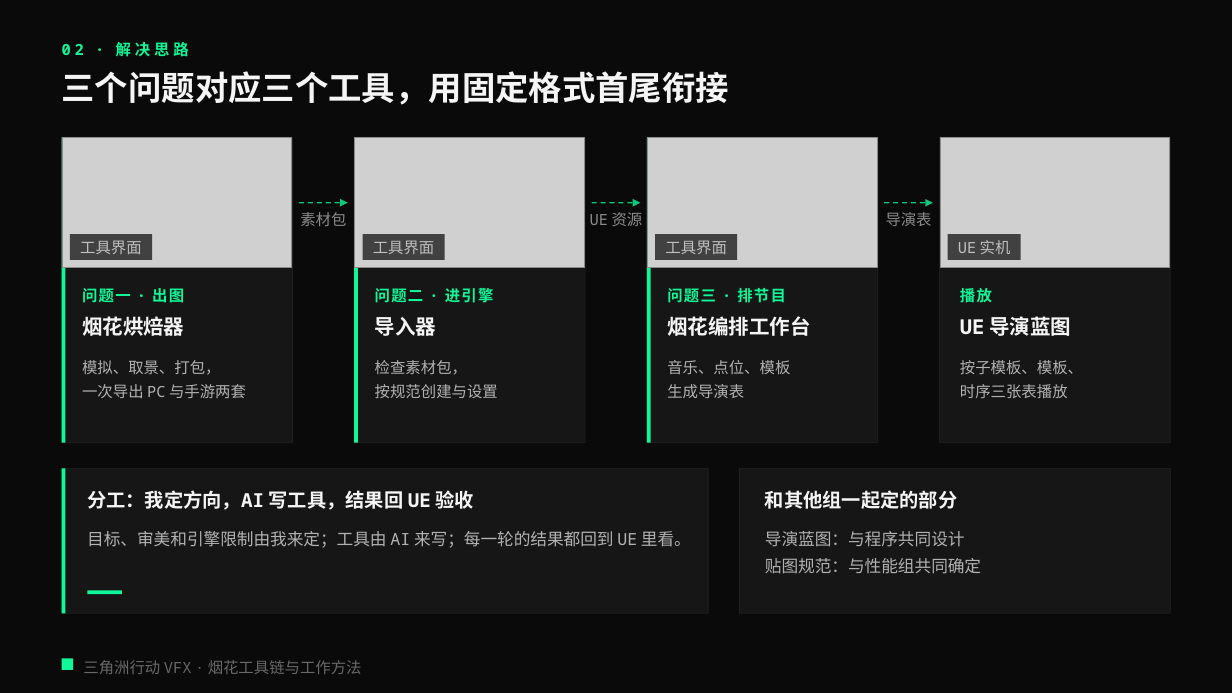
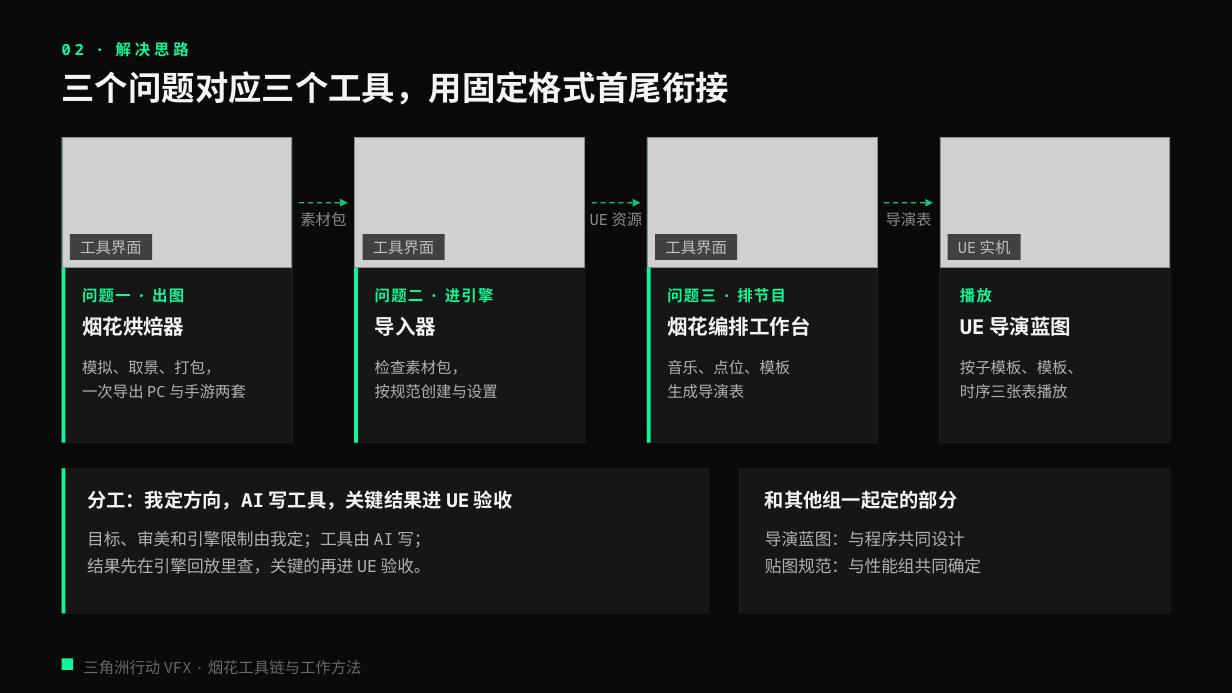
Before and after one commit to loccmaiii-lang/FireWorksLab, a slide deck: slide 6 of 协作/提示词/分享PPT交接_2026-10-29/第三版交付/烟花秀AI全流程_第三版.pptx. Drawn at 1232x693 pixels with LibreOffice and Linux fonts; fonts in the diff are those of the drawing; grey boxes stand for pictures. Boxes give left, top, right and bottom in pixels: in the first picture for what was removed or moved away, otherwise in the second. Text is boxed around its words. In the diff, an @@ line names an element or a change of style, - is before the commit and + after.

```diff
--- a/协作/提示词/分享PPT交接_2026-10-29/第三版交付/烟花秀AI全流程_第三版.pptx
+++ b/协作/提示词/分享PPT交接_2026-10-29/第三版交付/烟花秀AI全流程_第三版.pptx
@@ text at box(87, 490, 512, 510): text changed @@
-分工：我定方向，AI 写工具，结果回 UE 验收
+分工：我定方向，AI 写工具，关键结果进 UE 验收
@@ text at box(87, 531, 431, 574): text changed @@
-目标、审美和引擎限制由我来定；工具由 AI 来写；每一轮的结果都回到 UE 里看。
+目标、审美和引擎限制由我定；工具由 AI 写；
+结果先在引擎回放里查，关键的再进 UE 验收。
@@ rectangle removed at box(87, 591, 122, 594) @@
```
Also in this commit, not shown: 22 other slides changed, 14 other files.
